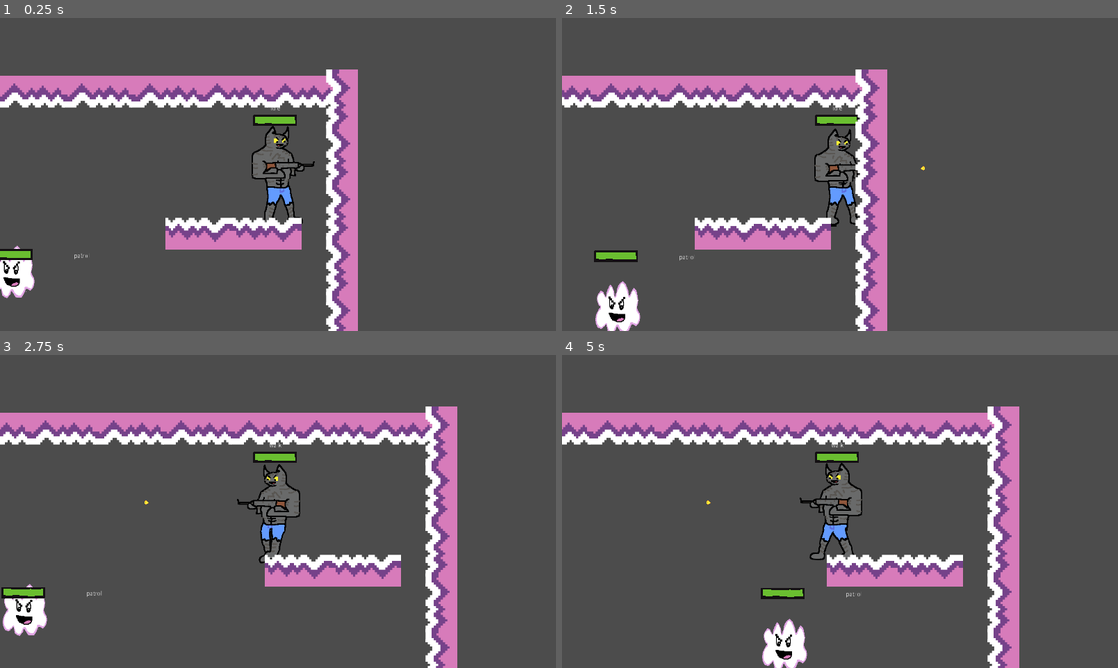
Above: before the commit, frames 1-4 (two rows, left to right).
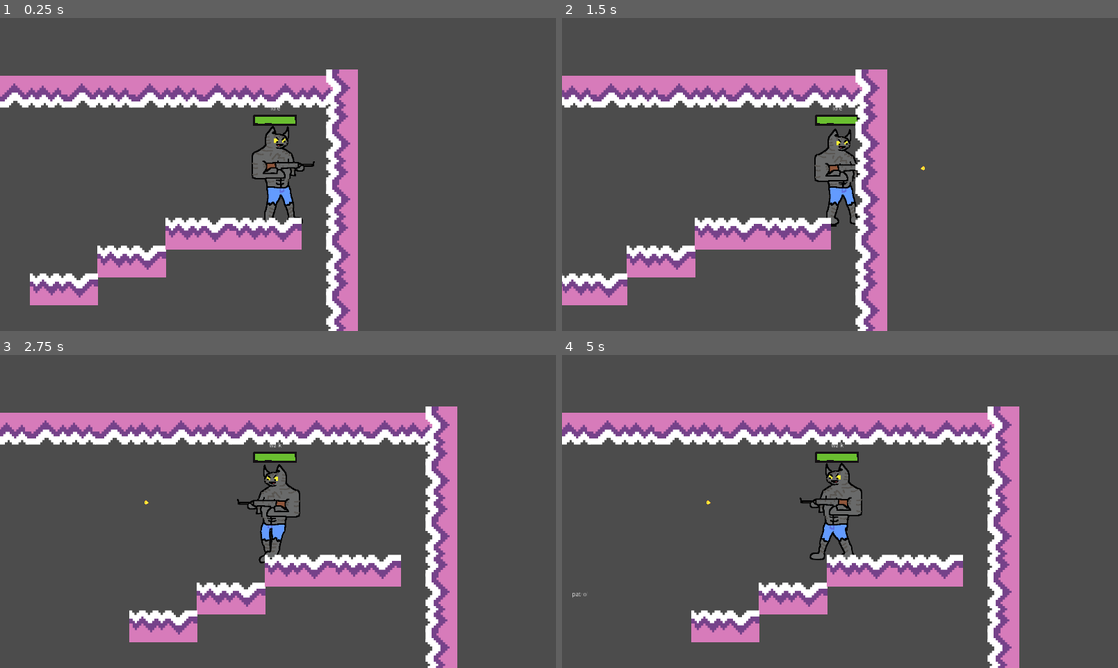
Above: after the commit, the same moments.

Repository: jhmauritz/Dream_Cats
Game: Godot game, scene res://Scenes/InGame.tscn
Same seed, same stepped clock (60 frames per second), same inputs: the game is played once before the commit and once after it.
Inputs (mouse positions are in pixels of both pictures, inside the frame that each line leads up to):
- Up to frame 1 (0.25 s): no input
- Up to frame 2 (1.5 s): move the mouse to (962, 158) at 0.52 s; hold D (move_right) from 0.53 s (still down); click (962, 158) at 0.6 s; tap Space (jump) at 0.77 s; move the mouse to (728, 190) at 1.27 s; click (728, 190) at 1.35 s
- Up to frame 3 (2.75 s): tap Space (jump) at 1.52 s; move the mouse to (333, 442) at 2.02 s; release D (move_right) at 2.03 s; hold A (move_left) from 2.03 s (still down); click (333, 442) at 2.1 s
- Up to frame 4 (5 s): move the mouse to (812, 574) at 2.77 s; release A (move_left) at 2.78 s; hold D (move_right) 2.78-4.28 s; click (812, 574) at 2.85 s; tap Space (jump) at 3.02, 3.77, 4.52 s; move the mouse to (1006, 558) at 3.52 s; click (1006, 558) at 3.6 s; move the mouse to (673, 464) at 4.27 s; hold A (move_left) from 4.28 s (still down); click (673, 464) at 4.35 s

The runs differ from the first frame. In frame 1, 3.2% of the frame differs, in the area x 0-30%, y 72-92%; in frame 2, 3.2%; in frame 3, 3.5%, in the area x 0-48%, y 72-92%; in frame 4, 3.4%.

Commit message:
trying to make a title screen

Diff:
--- a/Scenes/CharacterRig.tscn
+++ b/Scenes/CharacterRig.tscn
@@ -105,7 +105,7 @@
 
 [node name="NewLeoBod" type="Node2D" parent="."]
 visible = false
-position = Vector2( 8.73071, 68.2582 )
+position = Vector2( 0.793729, -0.793739 )
 
 [node name="Torso_Lower" type="Polygon2D" parent="NewLeoBod"]
 texture = ExtResource( 4 )
@@ -124,6 +124,7 @@
 
 [node name="Arm_Right" type="Polygon2D" parent="NewLeoBod"]
 position = Vector2( 5.17247, 17.1284 )
+rotation = -0.0114693
 texture = ExtResource( 4 )
 skeleton = NodePath("../../Skeleton2D")
 polygon = PoolVector2Array( 14.9375, 1, 16.1875, 5.125, 15.6875, 7.75, 14.3125, 10, 12, 9.9375, 13.3125, 11.875, 13.687 …(316 unchanged characters)…
@@ -140,6 +141,7 @@
 
 [node name="Head" type="Polygon2D" parent="NewLeoBod"]
 position = Vector2( -30.6772, -0.0174179 )
+rotation = 0.0201695
 texture = ExtResource( 4 )
 skeleton = NodePath("../../Skeleton2D")
 polygon = PoolVector2Array( 63, -0.0200005, 64.1875, 0.6675, 64.0625, 1.73, 64, 11.9175, 59.5625, 18.0425, 48.1875, 18. …(184 unchanged characters)…
@@ -163,87 +165,81 @@
 uv = PoolVector2Array( 11.4375, 46.5625, 14.9375, 48.6875, 16, 51.5625, 15.75, 54.5, 15.75, 58.125, 17.8125, 59.5, 17.9375, 64.5625, 13.875, 65, 6.875, 64.1875, 4.5, 59.125, 5.0625, 48.8125 )
 bones = [ NodePath("hip"), PoolRealArray( 0, 0, 0, 0, 0, 0, 0, 0, 0, 0, 0 ), NodePath("hip/Torso_lower"), PoolRealArray …(1288 unchanged characters)…
 
-[node name="Skeleton2D" type="Skeleton2D" parent="."]
-visible = false
-
-[node name="hip" type="Bone2D" parent="Skeleton2D"]
+[node name="Skeleton2D" type="Skeleton2D" parent="NewLeoBod"]
+position = Vector2( -9.52444, -68.6551 )
+
+[node name="hip" type="Bone2D" parent="NewLeoBod/Skeleton2D"]
 position = Vector2( 33.1275, 118.625 )
 rest = Transform2D( 1, 0, 0, 1, 33.1275, 118.625 )
 
-[node name="Torso_lower" type="Bone2D" parent="Skeleton2D/hip"]
+[node name="Torso_lower" type="Bone2D" parent="NewLeoBod/Skeleton2D/hip"]
 position = Vector2( -0.0662155, -16.4879 )
 rest = Transform2D( 1, 0, 0, 1, -0.0662155, -16.4879 )
 
-[node name="Torso_Upper" type="Bone2D" parent="Skeleton2D/hip/Torso_lower"]
+[node name="Torso_Upper" type="Bone2D" parent="NewLeoBod/Skeleton2D/hip/Torso_lower"]
 position = Vector2( 0.0463791, -12.0937 )
 rest = Transform2D( 1, 0, 0, 1, 0.0463791, -12.0937 )
 
-[node name="Head" type="Bone2D" parent="Skeleton2D/hip/Torso_lower/Torso_Upper"]
+[node name="Head" type="Bone2D" parent="NewLeoBod/Skeleton2D/hip/Torso_lower/Torso_Upper"]
 position = Vector2( -0.0472488, -6.5909 )
-rotation = -1.66504
+rotation = -1.54663
 rest = Transform2D( -0.0941084, -0.995562, 0.995562, -0.0941084, -0.0472488, -6.5909 )
 default_length = 10.0
 
-[node name="Arm_Left_top" type="Bone2D" parent="Skeleton2D/hip/Torso_lower/Torso_Upper"]
+[node name="Arm_Left_top" type="Bone2D" parent="NewLeoBod/Skeleton2D/hip/Torso_lower/Torso_Upper"]
 position = Vector2( 9.91461, -1.82044 )
 rotation = -1.66504
 rest = Transform2D( -0.0941084, -0.995562, 0.995562, -0.0941084, 9.91461, -1.82044 )
 default_length = 10.0
 
-[node name="Arm_Left_mid" type="Bone2D" parent="Skeleton2D/hip/Torso_lower/Torso_Upper/Arm_Left_top"]
+[node name="Arm_Left_mid" type="Bone2D" parent="NewLeoBod/Skeleton2D/hip/Torso_lower/Torso_Upper/Arm_Left_top"]
 position = Vector2( -11.2519, 2.74158 )
 rest = Transform2D( 1, 0, 0, 1, -11.2519, 2.74158 )
 default_length = 10.0
 
-[node name="Arm_Left_bottom" type="Bone2D" parent="Skeleton2D/hip/Torso_lower/Torso_Upper/Arm_Left_top/Arm_Left_mid"]
+[node name="Arm_Left_bottom" type="Bone2D" parent="NewLeoBod/Skeleton2D/hip/Torso_lower/Torso_Upper/Arm_Left_top/Arm_Left_mid"]
 position = Vector2( -9.36098, -3.84448 )
 rotation = -3.11367
-scale = Vector2( 1, 1 )
 rest = Transform2D( -0.99961, -0.0279218, 0.0279218, -0.99961, -9.36098, -3.84448 )
 default_length = 3.0
 
-[node name="ArmRight_top" type="Bone2D" parent="Skeleton2D/hip/Torso_lower/Torso_Upper"]
+[node name="ArmRight_top" type="Bone2D" parent="NewLeoBod/Skeleton2D/hip/Torso_lower/Torso_Upper"]
 position = Vector2( -13.0257, 1.75237 )
-rotation = -1.66504
+rotation = -1.69904
 rest = Transform2D( -0.0941084, -0.995562, 0.995562, -0.0941084, -13.0257, 1.75237 )
 default_length = 10.0
 
-[node name="ArmRight_mid" type="Bone2D" parent="Skeleton2D/hip/Torso_lower/Torso_Upper/ArmRight_top"]
+[node name="ArmRight_mid" type="Bone2D" parent="NewLeoBod/Skeleton2D/hip/Torso_lower/Torso_Upper/ArmRight_top"]
 position = Vector2( -11.3138, -1.33551 )
 rest = Transform2D( 1, 0, 0, 1, -11.3138, -1.33551 )
 default_length = 10.0
 
-[node name="ArmRight_lower" type="Bone2D" parent="Skeleton2D/hip/Torso_lower/Torso_Upper/ArmRight_top/ArmRight_mid"]
+[node name="ArmRight_lower" type="Bone2D" parent="NewLeoBod/Skeleton2D/hip/Torso_lower/Torso_Upper/ArmRight_top/ArmRight_mid"]
 position = Vector2( -7.15703, -0.277468 )
 rotation = 3.01418
-scale = Vector2( 1, 1 )
 rest = Transform2D( -0.991894, 0.127065, -0.127065, -0.991894, -7.15703, -0.277468 )
 default_length = 4.0
 
-[node name="Leg_right_top" type="Bone2D" parent="Skeleton2D/hip"]
+[node name="Leg_right_top" type="Bone2D" parent="NewLeoBod/Skeleton2D/hip"]
 position = Vector2( -4.55695, 1.16721 )
 rotation = 1.30202
-scale = Vector2( 1, 1 )
 rest = Transform2D( 0.265556, 0.964095, -0.964095, 0.265556, -4.55695, 1.16721 )
 default_length = 10.0
 
-[node name="Leg_right_bottom" type="Bone2D" parent="Skeleton2D/hip/Leg_right_top"]
+[node name="Leg_right_bottom" type="Bone2D" parent="NewLeoBod/Skeleton2D/hip/Leg_right_top"]
 position = Vector2( 10.689, 1.96301 )
 rotation = -1.29852
-scale = Vector2( 1, 1 )
 rest = Transform2D( 0.26892, -0.963163, 0.963163, 0.26892, 10.689, 1.96301 )
 default_length = 5.0
 
-[node name="Leg_left_top" type="Bone2D" parent="Skeleton2D/hip"]
+[node name="Leg_left_top" type="Bone2D" parent="NewLeoBod/Skeleton2D/hip"]
 position = Vector2( 4.5878, -0.304367 )
 rotation = 1.30202
-scale = Vector2( 1, 1 )
 rest = Transform2D( 0.265556, 0.964095, -0.964095, 0.265556, 4.5878, -0.304367 )
 default_length = 10.0
 
-[node name="Leg_left_Bottom" type="Bone2D" parent="Skeleton2D/hip/Leg_left_top"]
+[node name="Leg_left_Bottom" type="Bone2D" parent="NewLeoBod/Skeleton2D/hip/Leg_left_top"]
 position = Vector2( 10.9807, 2.90907 )
 rotation = -1.31772
-scale = Vector2( 1, 1 )
 rest = Transform2D( 0.25038, -0.968148, 0.968148, 0.25038, 10.9807, 2.90907 )
 default_length = 4.0
--- a/Scenes/Generation_Rooms/StarterRoom.tscn
+++ b/Scenes/Generation_Rooms/StarterRoom.tscn
@@ -35,4 +35,4 @@
 cell_size = Vector2( 52, 64 )
 compatibility_mode = true
 format = 1
-tile_data = PoolIntArray( 65535, -1610612736, 0, 1, 16106127 …(173 unchanged characters)… 0612736, 0, 196631, -1073741824, 0, 327679, -1610612736, 0, 327696, 0, 0, 327699, 0, 0, 327703, -1073741824, 0, 458751, -1610612736, 0, 458775, -1073741824, 0, 589847, -10 …(139 unchanged characters)…
+tile_data = PoolIntArray( 65535, -1610612736, 0, 1, 16106127 …(173 unchanged characters)… 0612736, 0, 196631, -1073741824, 0, 327696, 0, 0, 327699, 0, 0, 327703, -1073741824, 0, 393229, 0, 0, 458762, 0, 0, 458775, -1073741824, 0, 589847, -10 …(139 unchanged characters)…
--- a/Scenes/InGame.tscn
+++ b/Scenes/InGame.tscn
@@ -13,7 +13,7 @@
 position = Vector2( 1117.09, 381.526 )
 
 [node name="EnemyCloudBoi" parent="." instance=ExtResource( 3 )]
-position = Vector2( 443.418, 712.807 )
+position = Vector2( -186.582, 712.807 )
 
 [node name="StarterRoom" parent="." instance=ExtResource( 1 )]
 position = Vector2( 29.6613, 175.363 )
--- /dev/null
+++ b/Scenes/Title Screen.tscn
@@ -0,0 +1,49 @@
+[gd_scene load_steps=4 format=2]
+
+[ext_resource path="res://Sprites/UI/Background.png" type="Texture" id=1]
+[ext_resource path="res://Sprites/GreyCat_Head.png" type="Texture" id=2]
+[ext_resource path="res://Sprites/UI/titlebig.png" type="Texture" id=3]
+
+[node name="Title Screen" type="Node"]
+
+[node name="MarginContainer" type="MarginContainer" parent="."]
+anchor_right = 1.0
+anchor_bottom = 1.0
+custom_constants/margin_right = 0
+custom_constants/margin_top = 20
+custom_constants/margin_left = 0
+custom_constants/margin_bottom = 20
+__meta__ = {
+"_edit_use_anchors_": false
+}
+
+[node name="VBoxContainer" type="VBoxContainer" parent="MarginContainer"]
+anchor_left = -0.329
+anchor_top = -0.219
+anchor_bottom = -0.217
+margin_left = 640.0
+margin_top = 20.0
+margin_right = 1280.0
+margin_bottom = 1100.0
+size_flags_horizontal = 4
+custom_constants/separation = 16
+
+[node name="TextureRect" type="TextureRect" parent="MarginContainer/VBoxContainer"]
+margin_right = 1271.0
+margin_bottom = 320.0
+texture = ExtResource( 3 )
+
+[node name="VBoxContainer" type="VBoxContainer" parent="MarginContainer/VBoxContainer"]
+margin_top = 336.0
+margin_right = 1271.0
+margin_bottom = 336.0
+
+[node name="Background" type="Sprite" parent="."]
+scale = Vector2( 20.1034, 11.254 )
+texture = ExtResource( 1 )
+centered = false
+
+[node name="GreyCat_Head" type="Sprite" parent="Background"]
+position = Vector2( 47.9341, 35.4936 )
+rotation = 0.336616
+texture = ExtResource( 2 )
Binary file added: Sprites/UI/Background.png
Not shown, added: Sprites/UI/Background.png.import
Binary file added: Sprites/UI/titlebig.png
Not shown, added: Sprites/UI/titlebig.png.import
